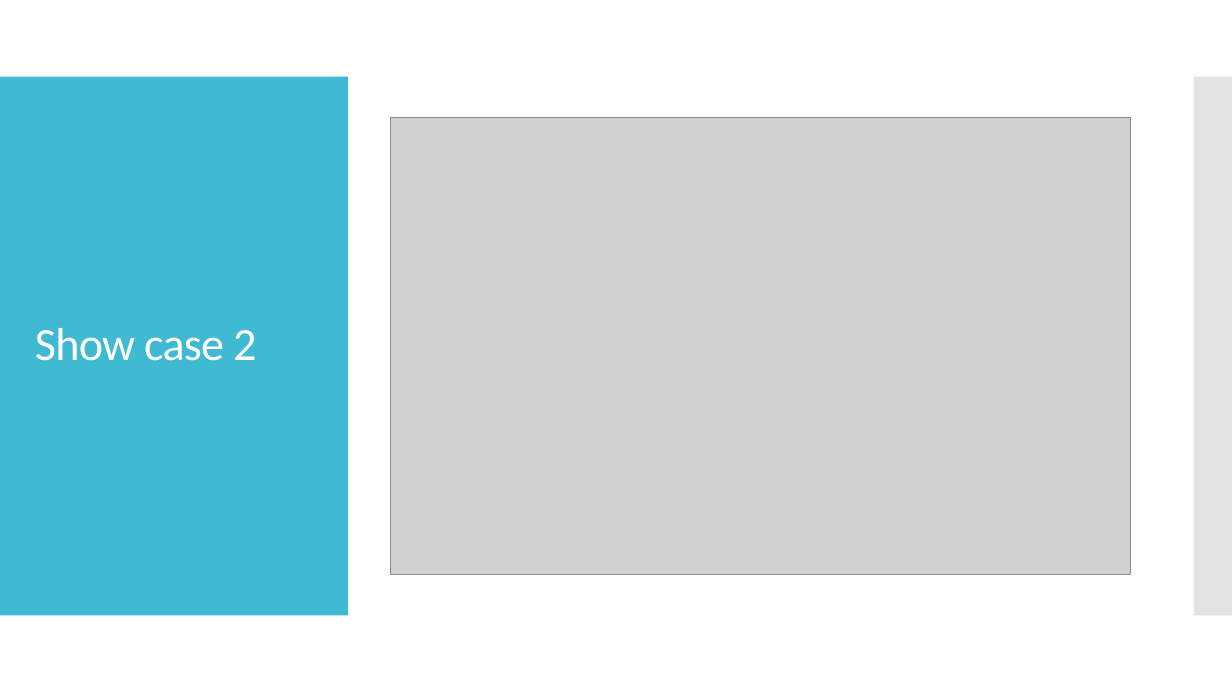
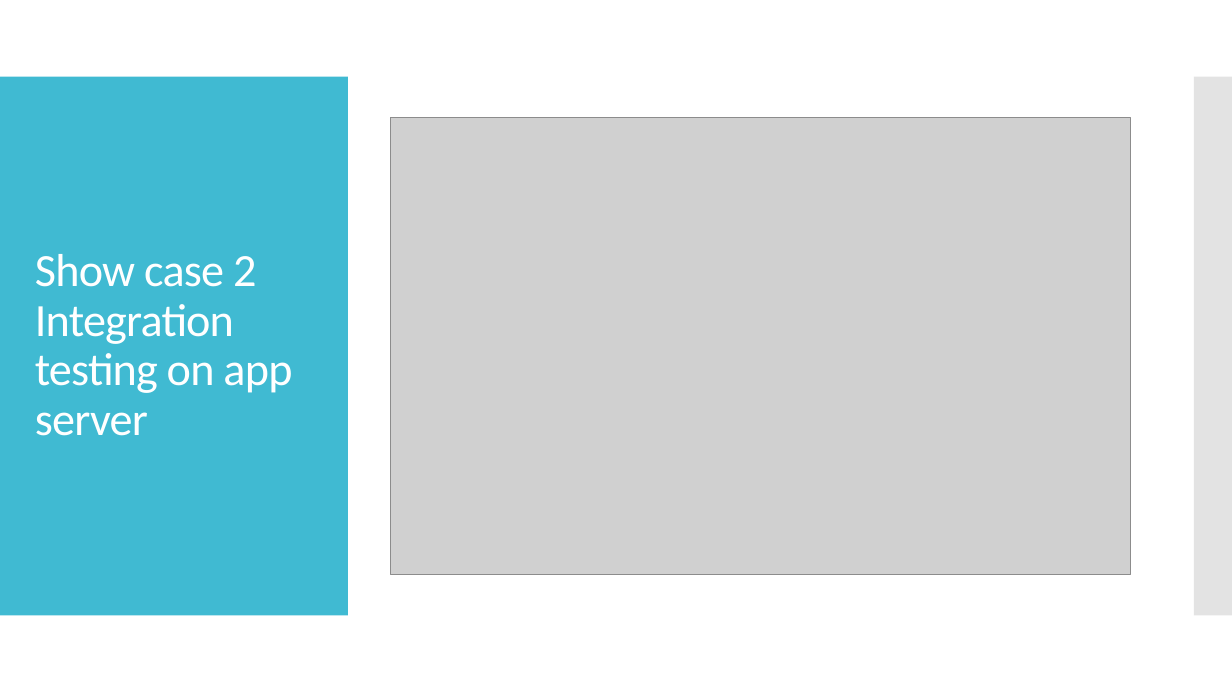
Before and after one commit to ivlahek/presentation.testing, a slide deck: slide 12 of Presentation.pptx (slide 11 before the commit). Drawn at 1232x693 pixels with LibreOffice and Linux fonts; fonts in the diff are those of the drawing; grey boxes stand for pictures. Boxes give left, top, right and bottom in pixels: in the first picture for what was removed or moved away, otherwise in the second. Text is boxed around its words. In the diff, an @@ line names an element or a change of style, - is before the commit and + after.

```diff
--- a/Presentation.pptx
+++ b/Presentation.pptx
@@ title at [35,254,292,436]: text changed @@
-Show case 2
+Show case 2
+Integration testing on app server
```
Also in this commit, not shown: 9 other slides changed, 1 slide added.
